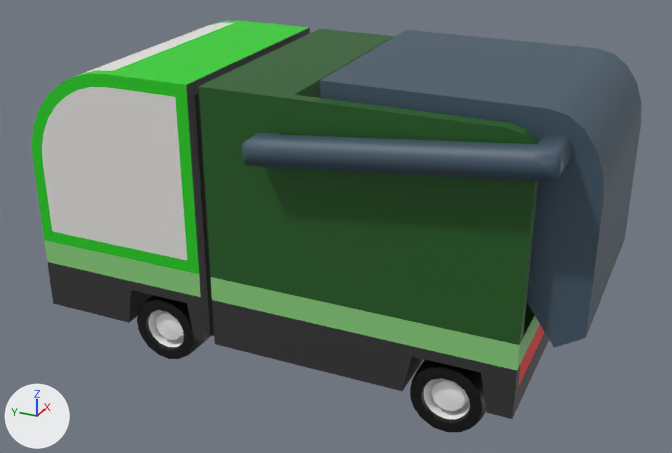
Two versions of the glTF model assets/cars/SM_GarbageTruck_Green.glb, one commit apart.
Before and after are seen from a camera (50 mm lens) standing at (-6.39, -3.08, 4.27) and looking at (-0.07, -0.23, 1.11). Arrows for +X, +Y and +Z are at lower left; the lights stay in place. Where no turn or scale is listed for an object, it has been applied to the vertices. Vertices at the same position are counted once.

The first picture shows 'BodyGreen', 'Rear', 'Wheels.Front', 'WheelsRear'.
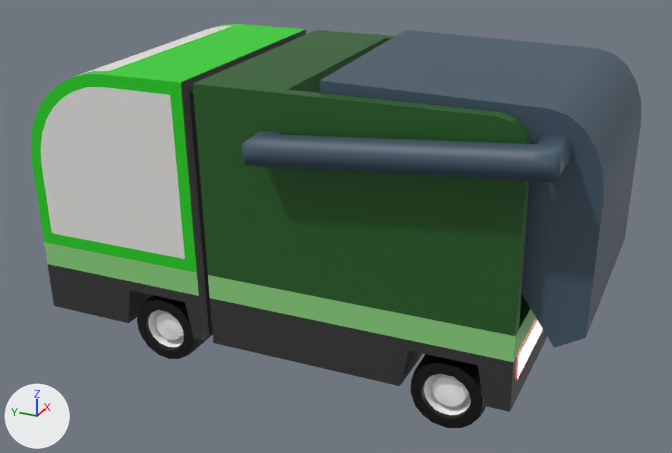
The change, as a list of edits to the scene's bpy script:
```text
Add mat_defaultmaterial_003:
    mat_defaultmaterial_003 = bpy.data.materials.new('DefaultMaterial.003')
    mat_defaultmaterial_003.use_nodes = True; mat_defaultmaterial_003.node_tree.nodes.clear()
    _N = mat_defaultmaterial_003.node_tree.nodes; _L = mat_defaultmaterial_003.node_tree.links
    n0 = _N.new('ShaderNodeOutputMaterial'); n0.name = 'Material Output'
    n1 = _N.new('ShaderNodeBsdfPrincipled'); n1.name = 'Principled BSDF'
    n2 = _N.new('ShaderNodeVertexColor'); n2.name = 'Color Attribute'
    _L.new(n1.outputs[0], n0.inputs[0])  # 'BSDF' to 'Surface'
    _L.new(n2.outputs[0], n1.inputs[0])  # 'Color' to 'Base Color'
Add mat_m_lights:
    mat_m_lights = bpy.data.materials.new('M_Lights')
    mat_m_lights.use_nodes = True; mat_m_lights.node_tree.nodes.clear()
    _N = mat_m_lights.node_tree.nodes; _L = mat_m_lights.node_tree.links
    n0 = _N.new('ShaderNodeBsdfPrincipled'); n0.name = 'Principled BSDF'
    n0.inputs[1].default_value = 1.0  # 'Metallic'
    n0.inputs[2].default_value = 1.0  # 'Roughness'
    n0.inputs[28].default_value = 1.0  # 'Emission Strength'
    n1 = _N.new('ShaderNodeOutputMaterial'); n1.name = 'Material Output'
    n2 = _N.new('ShaderNodeVertexColor'); n2.name = 'Color Attribute'
    _L.new(n0.outputs[0], n1.inputs[0])  # 'BSDF' to 'Surface'
    _L.new(n2.outputs[0], n0.inputs[0])  # 'Color' to 'Base Color'
Change me_cylinder:
    where me_cylinder.from_pydata(...)  # 386 vertices, 764 faces; spans x -0.99..1.01, y -1.0..1.0, z -1.0..1.0
    used by ob_wheelsrear; location = (0.0, -1.5, 0.334); rotation_euler = (0.0, 1.571, 0.0), in degrees (0, 90, 0); scale = (0.29, 0.29, 0.959)
    me_cylinder part 1: the whole mesh is multiplied about its middle by the matrix ((0.0, 0.0, 0.959), (0.0, 0.29, 0.0), (-0.29, 0.0, 0.0)), then moved by (-0.01, 0.0, -0.02)
Add me_cylinder_002:
    me_cylinder_002.from_pydata(...)  # 386 vertices, 764 faces; spans x -0.96..0.96, y -0.29..0.29, z -0.31..0.27
    me_cylinder_002.materials.append(mat_defaultmaterial_003)
Add me_cube_037:
    me_cube_037.from_pydata(...)  # 8 vertices, 4 faces; spans x -0.91..0.93, y -2.0..2.04, z 0.49..0.81
    me_cube_037.materials.append(mat_m_lights)
Change ob_wheelsrear:
    ob_wheelsrear.scale: (0.29, 0.29, 0.959) -> (1.0, 1.0, 1.0)
    ob_wheelsrear: bpy.data.objects.new('WheelsRear', me_cylinder) -> bpy.data.objects.new('WheelsRear', me_cylinder_002)
    ob_wheelsrear.location: (0.0, -1.5, 0.334) -> (0.0, -1.5, 0.35)
    ob_wheelsrear.rotation_euler: (0.0, 1.571, 0.0) -> (3.142, 0.0, 0.0)  # degrees (0, 90, 0) -> degrees (180, 0, 0)
Change ob_bodygreen:
    ob_bodygreen.rotation_euler: (0.0, 0.0, 0.0) -> (-0.0252, 0.013, -0.00851)  # degrees (0, 0, 0) -> degrees (-1.4, 0.7, -0.5)
Add ob_lights:
    ob_lights = bpy.data.objects.new('Lights', me_cube_037)
    ob_lights.location = (0.0, 0.0, 0.0)
```

Pixel boxes (x1, y1, x2, y2) of what changed, in the pictures (672 x 453 px; the box of a moved part takes in the faces that stretch with it):
'BodyGreen', turned: before (32, 21, 549, 419); after (31, 24, 547, 412)
'WheelsRear', reshaped, moved, turned, rescaled: before (410, 359, 486, 432); after (410, 354, 486, 428)
'Lights', added: after (517, 320, 543, 379)
part 1 of me_cylinder, moved or reshaped: before (137, 302, 486, 432); after (137, 302, 211, 348)
